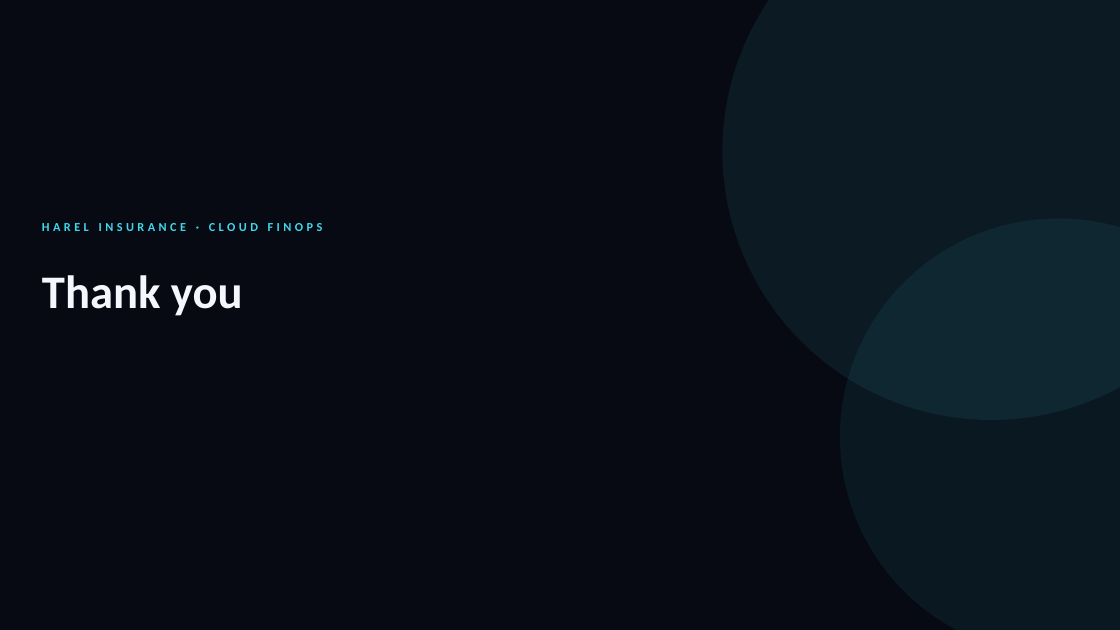
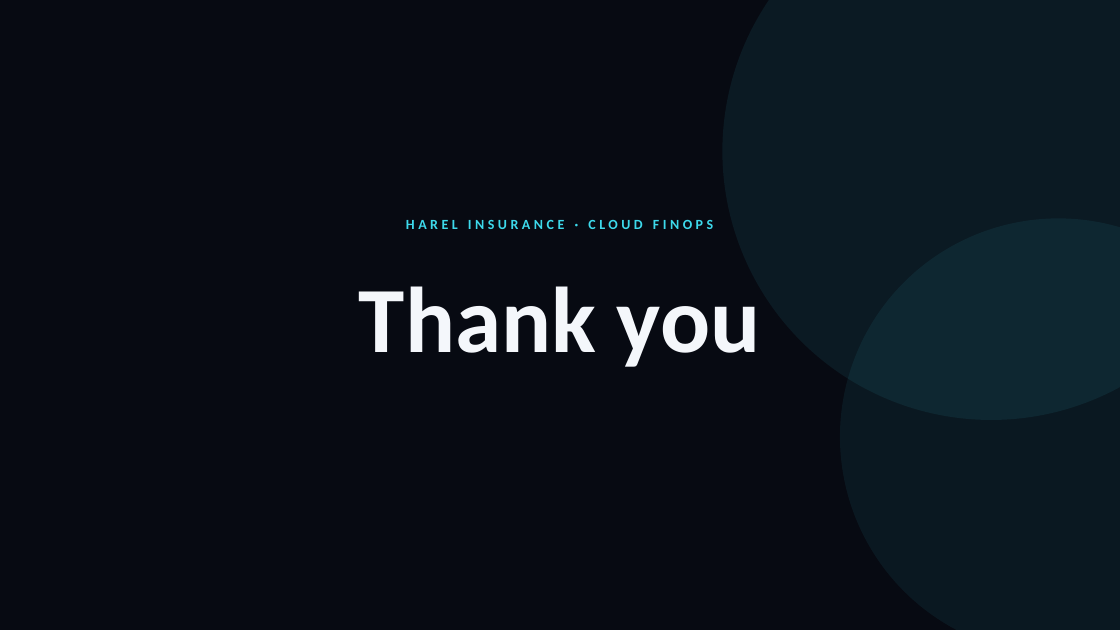
Before and after one commit to arielga5-code/Finops, a slide deck: slide 38 of deck/Harel_Cloud_Cost_CIO_v34.pptx. Drawn at 1120x630 pixels with LibreOffice and Linux fonts; fonts in the diff are those of the drawing. Boxes give left, top, right and bottom in pixels: in the first picture for what was removed or moved away, otherwise in the second. Text is boxed around its words. In the diff, an @@ line names an element or a change of style, - is before the commit and + after.

```diff
--- a/deck/Harel_Cloud_Cost_CIO_v34.pptx
+++ b/deck/Harel_Cloud_Cost_CIO_v34.pptx
@@ text "HAREL INSURANCE · CLOUD FINOPS" moved from (x1=42, y1=223, x2=323, y2=231) to (x1=406, y1=220, x2=713, y2=229) @@
@@ text "HAREL INSURANCE · CLOUD FINOPS" at (x1=406, y1=220, x2=713, y2=229): size 10.5 to 12 pt; alignment left to centre @@
@@ text "Thank you" moved from (x1=42, y1=275, x2=243, y2=316) to (x1=359, y1=286, x2=760, y2=367) @@
@@ text "Thank you" at (x1=359, y1=286, x2=760, y2=367): size 40 to 80 pt; alignment left to centre @@
```
Also in this commit, not shown: 2 other files.
